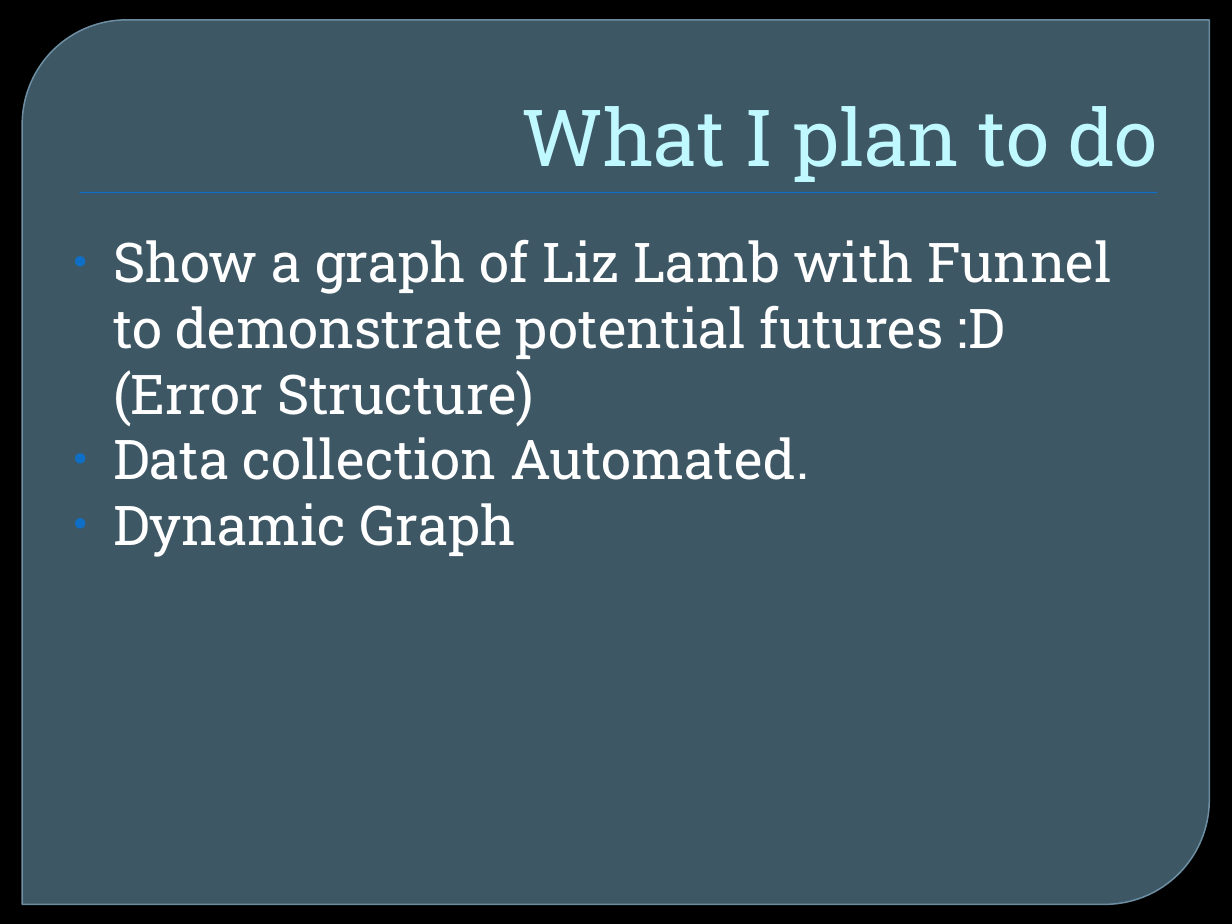
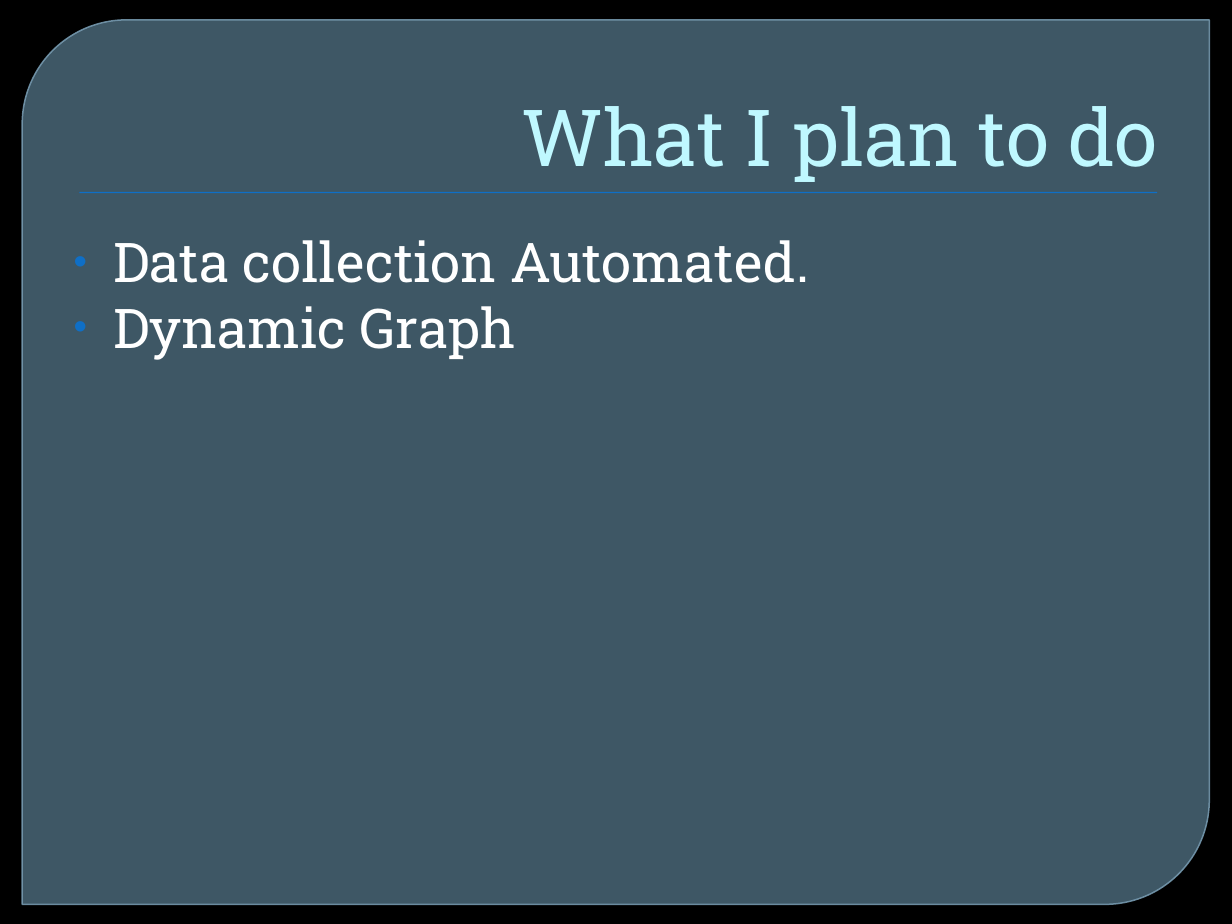
Before and after one commit to maveroke/PerformanceProgression, a slide deck: slide 16 of Report/Presentation 520.pptx (slide 8 before the commit). Drawn at 1232x924 pixels with LibreOffice and Linux fonts; fonts in the diff are those of the drawing; background and template pictures are left out. Boxes give left, top, right and bottom in pixels: in the first picture for what was removed or moved away, otherwise in the second. Text is boxed around its words. In the diff, an @@ line names an element or a change of style, - is before the commit and + after.

Commit message:
Presentation work

```diff
--- a/Report/Presentation 520.pptx
+++ b/Report/Presentation 520.pptx
@@ text at (113,239,1112,426): paragraph removed @@
-• Show a graph of Liz Lamb with Funnel to demonstrate potential futures :D
-  (Error Structure)
```
Also in this commit, not shown: 2 other slides changed, 10 slides added, 1 slide removed, 29 other files.
